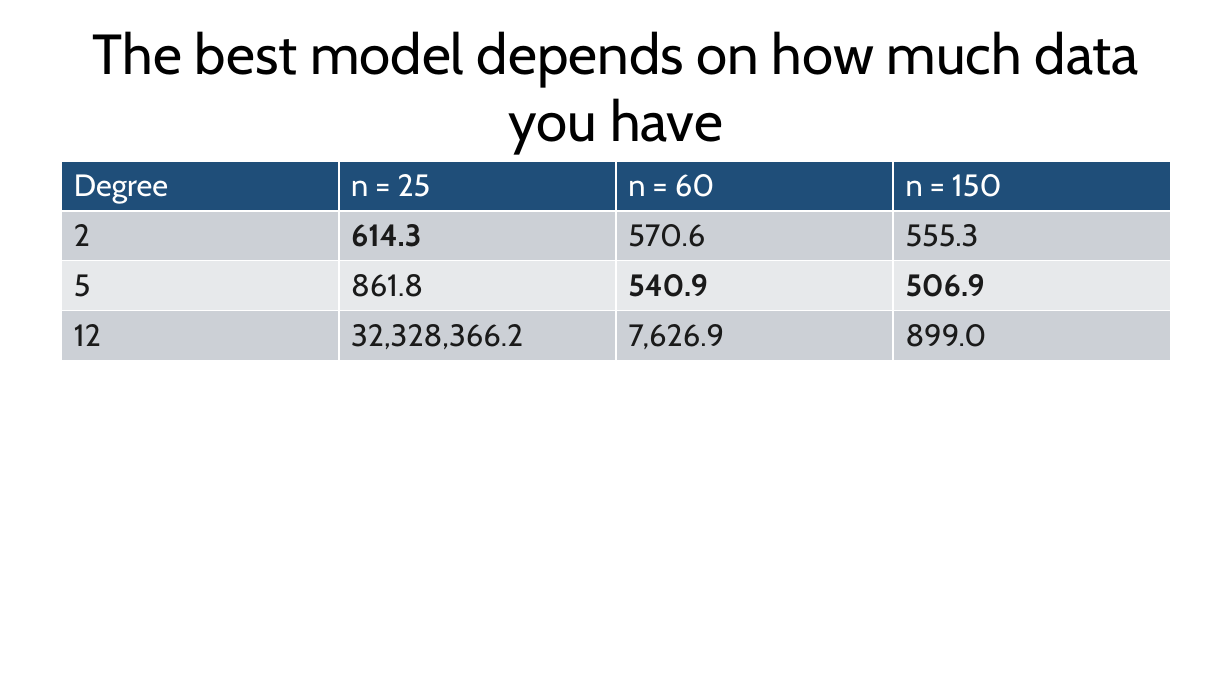
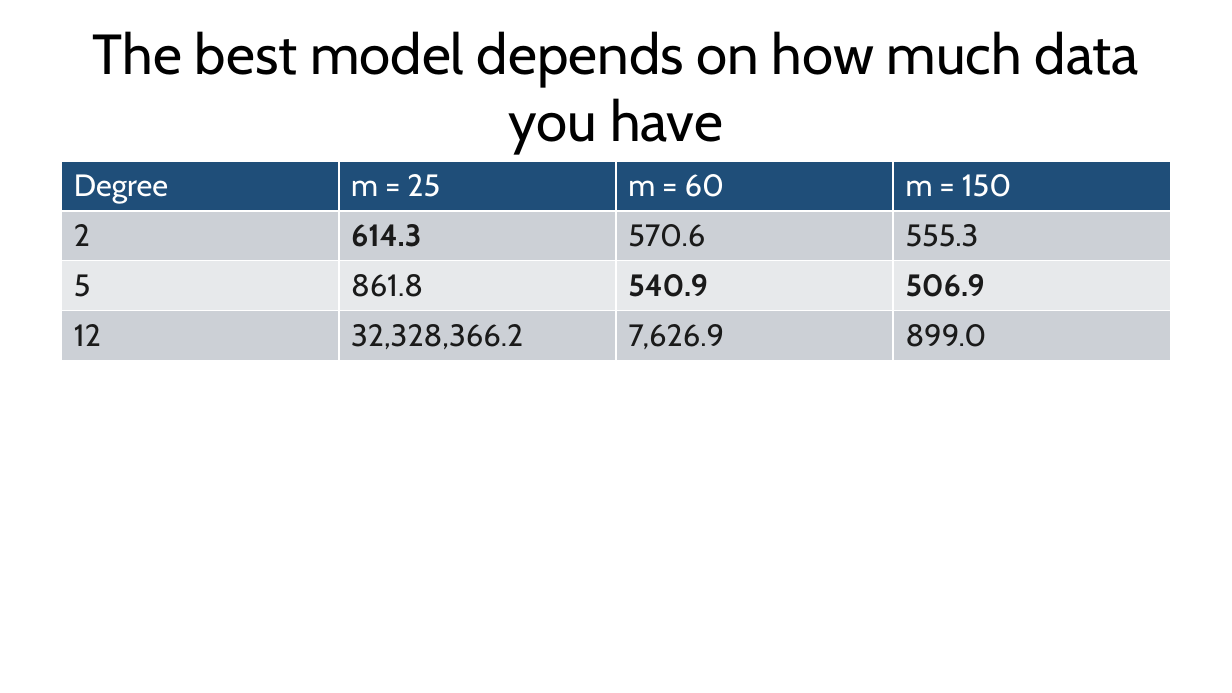
Before and after one commit to fabioantonini/technologies-for-artificial-intelligence, a slide deck: slide 27 of Lessons/05_experimental_methodology/Slides/experimental_methodology_slides.pptx. Drawn at 1232x693 pixels with LibreOffice and Linux fonts; fonts in the diff are those of the drawing; background and template pictures are left out. Boxes give left, top, right and bottom in pixels: in the first picture for what was removed or moved away, otherwise in the second. Text is boxed around its words. In the diff, an @@ line names an element or a change of style, - is before the commit and + after.

```diff
--- a/Lessons/05_experimental_methodology/Slides/experimental_methodology_slides.pptx
+++ b/Lessons/05_experimental_methodology/Slides/experimental_methodology_slides.pptx
@@ table at [62, 161, 1170, 618] @@
-row 1: Degree | n = 25 | n = 60 | n = 150
+row 1: Degree | m = 25 | m = 60 | m = 150
```
Also in this commit, not shown: 1 other slide changed, 10 other files.
